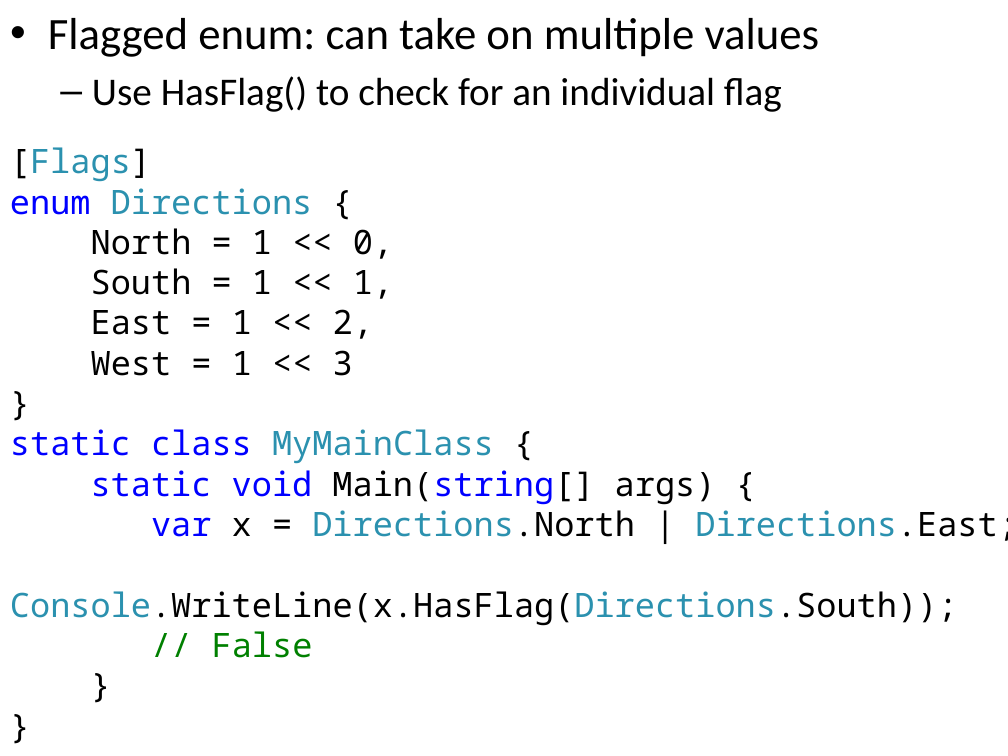
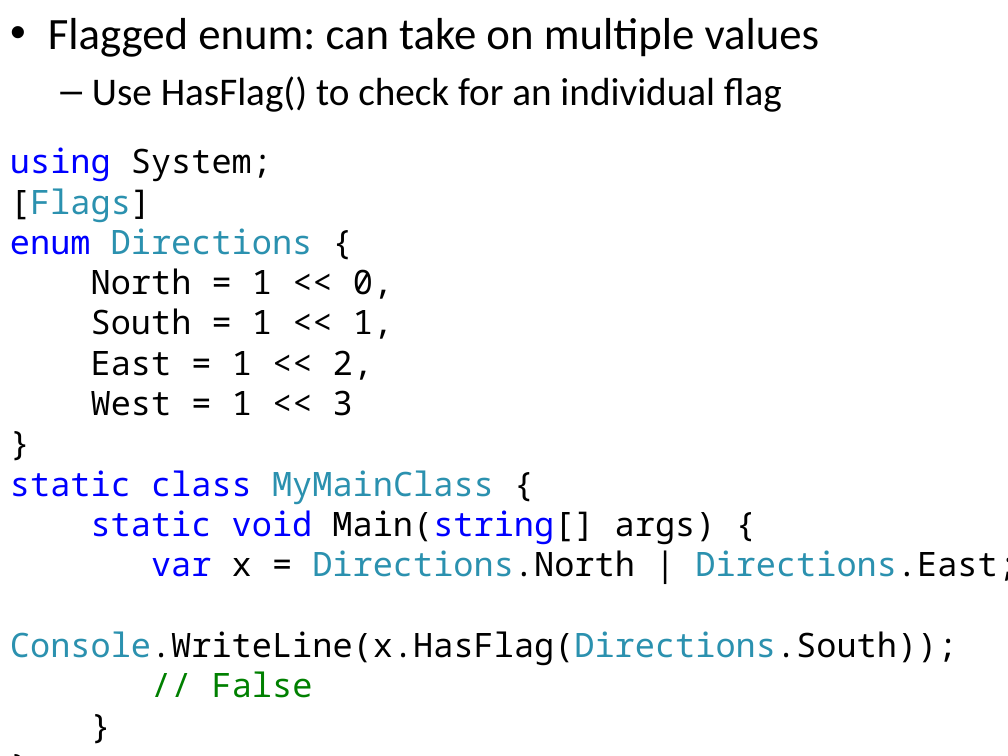
Before and after one commit to iap-csharp/iap-csharp.github.com, a slide deck: slide 22 of IAP-CSharp-Lecture-4.pptx. Drawn at 1008x756 pixels with LibreOffice and Linux fonts; fonts in the diff are those of the drawing. Boxes give left, top, right and bottom in pixels: in the first picture for what was removed or moved away, otherwise in the second. Text is boxed around its words. In the diff, an @@ line names an element or a change of style, - is before the commit and + after.

```diff
--- a/IAP-CSharp-Lecture-4.pptx
+++ b/IAP-CSharp-Lecture-4.pptx
@@ text at (x1=10, y1=147, x2=272, y2=182): paragraph added @@
+using System;
```
Also in this commit, not shown: 5 other slides changed, 1 other file.
